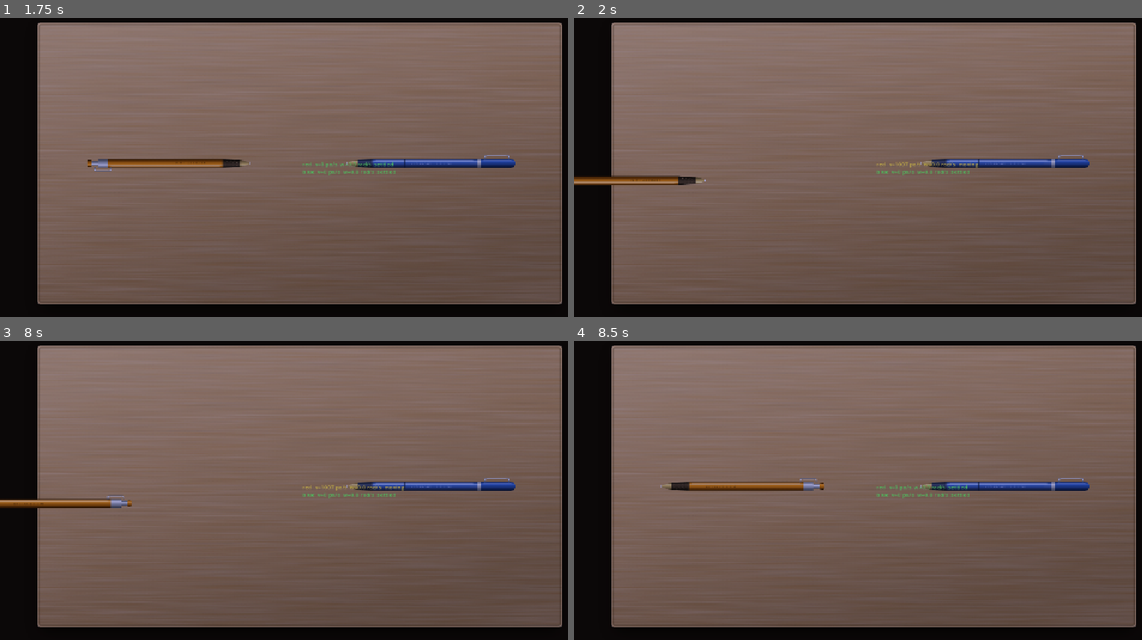
Above: before the commit, frames 1-4 (two rows, left to right).
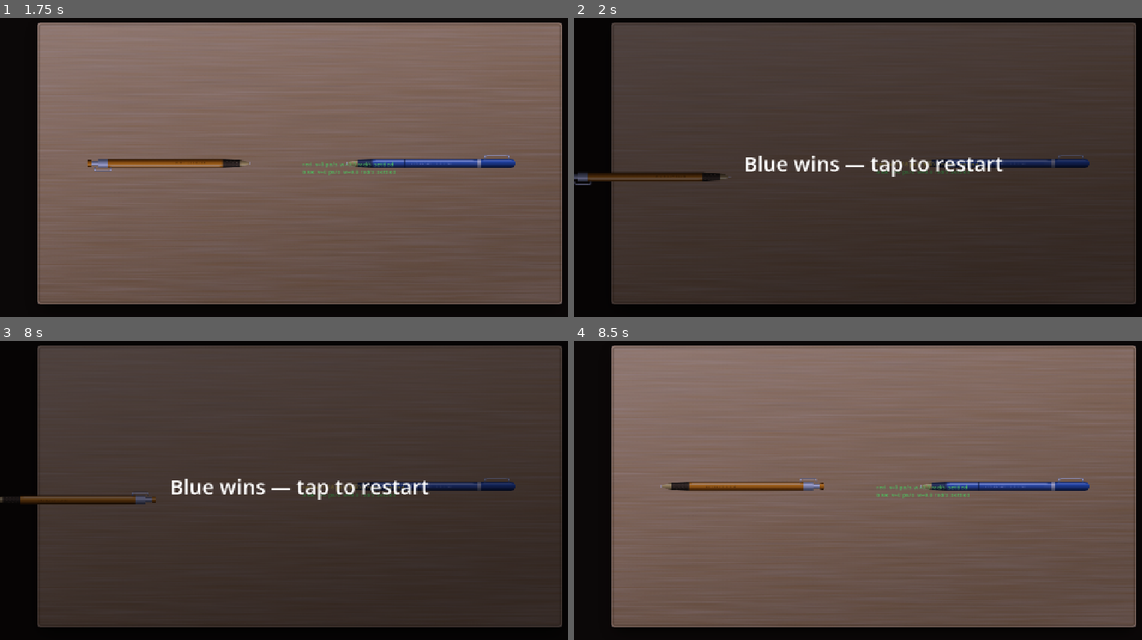
Above: after the commit, the same moments.

Repository: bhanuteja-qae/pen-fight
Game: Godot game, scene res://scenes/main.tscn
The game is run twice, just before and just after one commit, with the same random seed, the same clock (stepped at 60 frames per second) and the same inputs.
Inputs (mouse positions are in pixels of both pictures, inside the frame that each line leads up to):
- Up to frame 1 (1.75 s): tap Enter at 0.5 s; move the mouse to (431, 146) at 0.52 s; tap F at 0.6 s; click (431, 146) at 0.67 s; tap Space at 1.25 s; drag from (181, 179) to (301, 164) at 1.27 s
- Up to frame 2 (2 s): no input
- Up to frame 3 (8 s): tap Enter at 2, 3.5 s; move the mouse to (357, 412) at 2.02 s; tap F every 1.5 s from 2.1 to 6.6 s; click (357, 412) at 2.17 s; tap Space at 2.75, 4.25 s; drag from (266, 553) to (119, 436) at 2.77 s; move the mouse to (477, 538) at 3.52 s; click (477, 538) at 3.67 s; drag from (119, 436) to (301, 487) at 4.27 s; move the mouse to (329, 487) at 5.02 s; click (329, 487) at 5.17 s; drag from (210, 400) to (181, 502) at 5.77 s; move the mouse to (431, 469) at 6.52 s; click (431, 469) at 6.67 s; drag from (181, 502) to (301, 487) at 7.27 s
- Up to frame 4 (8.5 s): move the mouse to (931, 412) at 8.02 s; tap F at 8.1 s; click (931, 412) at 8.17 s

Frame 1 is identical in both runs. In frame 2, 87% of the frame differs, in the area x 0-99%, y 1-96%; in frame 3, 87%; in frame 4, nothing differs.

Commit message:
Fix capsule orientation: CollisionShape2D rotation = PI/2 (VERTIFY item from ART_AND_FEEL §5)
Spec predicted CapsuleShape2D runs along Y; debug-collisions render confirmed
the capsule was VERTICAL across the barrel. Rotated both pen shapes to lie
HORIZONTAL along the barrel — vision re-verified; auto_flick knockout test
still passes (real physics OOB intact).

Also closes the other [VERIFY] items with engine evidence: max_contacts_reported=4
(both pens, traps the default-0 bug), shake matches spec §9 (offset 10 / decay 2.0 /
time_scale 0.02 frame-counter — avoids the create_timer ignore_time_scale footgun).

Diff:
--- a/game/scenes/main.tscn
+++ b/game/scenes/main.tscn
@@ -57,6 +57,7 @@
 
 [node name="CollisionShape2D" type="CollisionShape2D" parent="PenRed" unique_id=10010]
 shape = SubResource("pen_shape")
+rotation = 1.5707963
 
 [node name="PenBlue" type="RigidBody2D" parent="." unique_id=10011]
 position = Vector2(280, 0)
@@ -79,6 +80,7 @@
 
 [node name="CollisionShape2D" type="CollisionShape2D" parent="PenBlue" unique_id=10013]
 shape = SubResource("pen_shape")
+rotation = 1.5707963
 
 [node name="ExitZone" type="Area2D" parent="." unique_id=10014]
 
